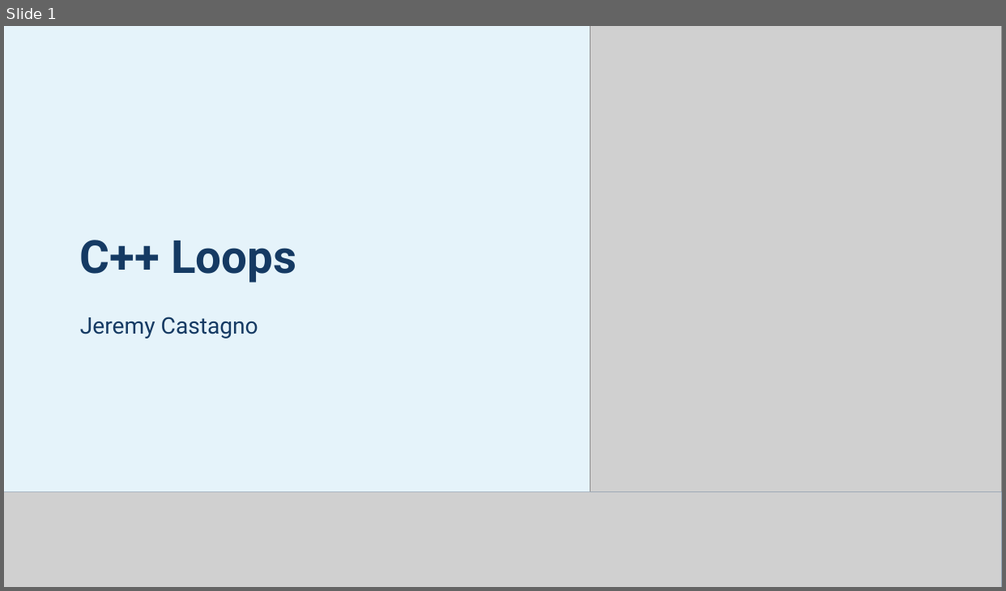
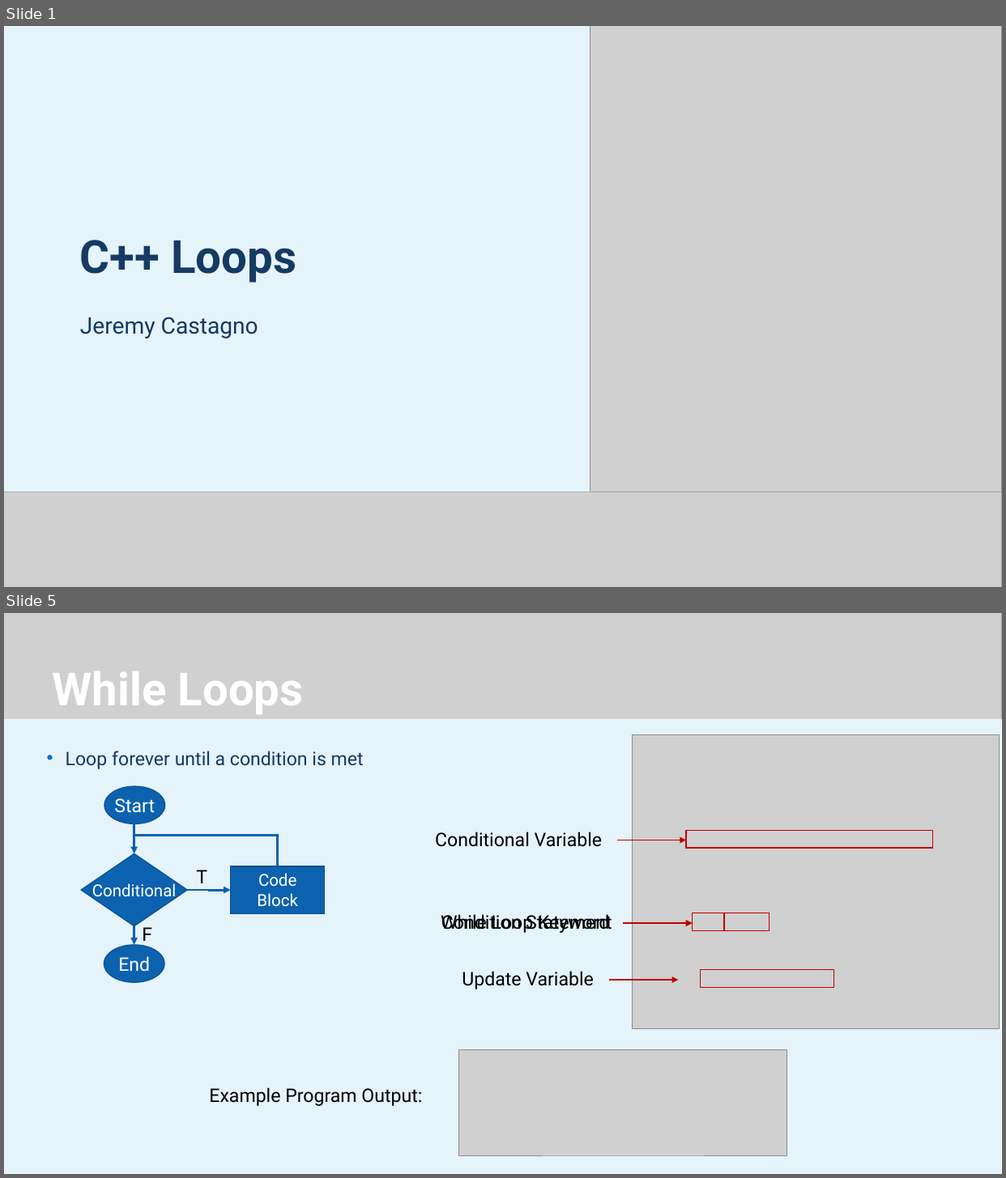
Before and after one commit to JeremyBYU/LoopIt, a slide deck: Lecture/LoopIt.pptx. Shown one above the other, each under a label of ours: slide 1 before the commit, slides 1 and 5 after it; the slides between them are not shown. The pictures are 1006x591 and 1006x1178 pixels, drawn with LibreOffice and Linux fonts; fonts in the diff are those of the drawing; grey boxes stand for pictures; background and template pictures are left out. Boxes give left, top, right and bottom in pixels: in the first picture for what was removed or moved away, otherwise in the second. Text is boxed around its words. In the diff, an @@ line names an element or a change of style, - is before the commit and + after.

Commit message:
Update For and While Loops

```diff
--- a/Lecture/LoopIt.pptx
+++ b/Lecture/LoopIt.pptx
@@ slide 5 added at [4,613,1002,1174], background #FFFFFF @@
@@ rectangle added at [4,613,1002,1174], fill #FFFFFF @@
@@ rectangle added at [4,613,1002,1174], fill #DBEFF9 at 70% opacity @@
@@ rectangle added at [4,613,1002,719], fill #1C4D83 @@
@@ picture added at [4,613,1002,719] @@
@@ title added at [52,671,304,714], 44 pt, text #FFFFFF, bold @@
+While Loops
@@ text added at [66,751,364,769], 18 pt, text #153A63 @@
+• Loop forever until a condition is met
@@ picture added at [632,735,999,1029] @@
@@ ellipse added at [104,786,165,824], fill #0D62AF, outline #0B5292 1 pt, 18 pt, text #FFFFFF @@
+Start
@@ elbow line added from (134, 824) to (134, 842), #0D62AF 2.25 pt @@
@@ rectangle added at [686,830,933,848], outline #C00000 1 pt @@
@@ diamond added at [81,854,187,926], fill #0D62AF, outline #0B5292 1 pt, 16 pt, text #FFFFFF @@
+Conditional
@@ elbow arrow added from (278, 867) to (134, 854), #0D62AF 2.25 pt @@
@@ text added at [435,832,603,847], 18 pt, text #000000 @@
+Conditional Variable
@@ arrow added from (617, 841) to (686, 841), #C00000 1.5 pt @@
@@ text added at [196,870,207,884], 18 pt, text #000000 @@
+T
@@ rectangle added at [231,867,325,914], fill #0D62AF, outline #0B5292 1 pt, 16 pt, text #FFFFFF @@
+Code Block
@@ elbow arrow added from (187, 890) to (231, 890), #0D62AF 2.25 pt @@
@@ elbow arrow added from (134, 926) to (134, 945), #0D62AF 2.25 pt @@
@@ text added at [142,927,152,941], 18 pt, text #000000 @@
+F
@@ text added at [441,914,609,933], 18 pt, text #000000 @@
+While Loop Keyword
@@ text added at [441,914,612,933], 18 pt, text #000000 @@
+Condition Statement
@@ arrow added from (623, 924) to (692, 924), #C00000 1.5 pt @@
@@ arrow added from (623, 924) to (692, 924), #C00000 1.5 pt @@
@@ rectangle added at [692,914,724,931], outline #C00000 1 pt @@
@@ rectangle added at [724,914,769,931], outline #C00000 1 pt @@
@@ ellipse added at [104,945,164,983], fill #0D62AF, outline #0B5292 1 pt, 18 pt, text #FFFFFF @@
+End
@@ text added at [462,971,594,990], 18 pt, text #000000 @@
+Update Variable
@@ rectangle added at [701,970,834,988], outline #C00000 1 pt @@
@@ arrow added from (610, 980) to (679, 980), #C00000 1.5 pt @@
@@ picture added at [458,1050,787,1157] @@
@@ text added at [209,1088,422,1106], 18 pt, text #000000 @@
+Example Program Output:
```
Also in this commit, not shown: 6 other slides added, 1 slide removed, 3 other files.
